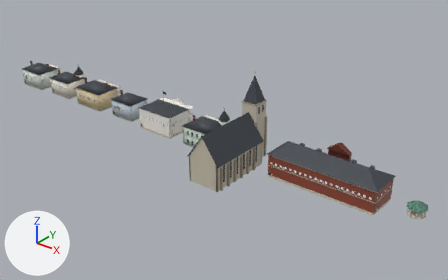
An edit to the Blender file assets/buildings/kamome.blend, drawn before and after from the same camera.
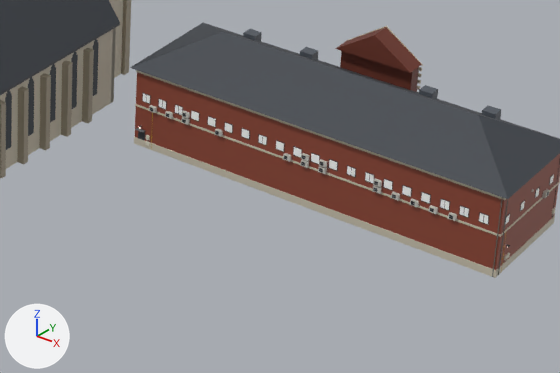
The first picture shows the older version from a 50 mm lens placed at (286.0, -194.0, 121.0), pointed at (136.0, -7.0, 5.0). The close-ups show the older and then the newer version on the part from 51% to 88% of the width and 48% to 87% of the height of that picture. Only the edits that show in the close-ups are written down. The lights are fixed; the arrows at lower left show +X, +Y and +Z.

In view in the first close-up: 'kamome_church_body', 'kamome_school_body'.
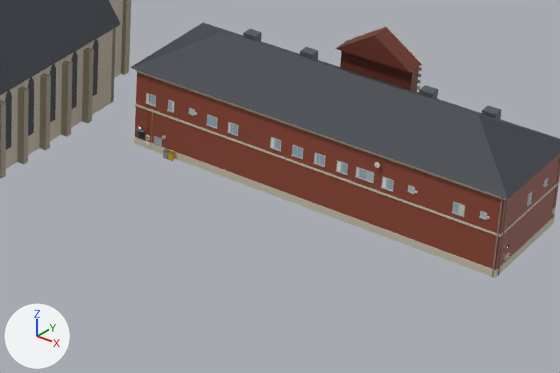
What differs and where, as boxes (x1, y1, x2, y2) in the close-ups (560 x 373 px; the box of a moved part takes in the faces that stretch with it):
part 1 of me_kamome_school_body, moved or reshaped
    before: (365, 172, 375, 184)
    after: (356, 167, 365, 179)
part 2 of me_kamome_school_body, added
    after: (356, 168, 364, 178)
part 3 of me_kamome_school_body, added
    after: (365, 171, 373, 182)
part 4 of me_kamome_school_body, deleted
    before: (182, 110, 554, 225)
part 5 of me_kamome_school_body, moved or reshaped
    before: (142, 93, 508, 277)
    after: (135, 72, 555, 277)
part 6 of me_kamome_school_body, recoloured
    before: (149, 99, 489, 223)
    after: (146, 93, 548, 273)
part 7 of me_kamome_school_body, recoloured
    after: (149, 95, 155, 105)
part 8 of me_kamome_school_body, recoloured
    before: (158, 99, 167, 110)
    after: (168, 101, 547, 204)
part 9 of me_kamome_school_body, recoloured
    before: (159, 99, 469, 213)
    after: (167, 110, 532, 206)

The change, as a diff of the scene's bpy script:
```diff
--- a/assets/buildings/kamome.blend.py
+++ b/assets/buildings/kamome.blend.py
@@ me_kamome_school_body @@
 # used by ob_kamome_school_body; parent = ob_kamome_school; location = (0.0, 0.0, 0.0)
-me_kamome_school_body.from_pydata(...)  # 2584 vertices, 1840 faces; spans x -23.6..23.6, y -14.6..1.7, z 0.0..16.4
+me_kamome_school_body.from_pydata(...)  # 2204 vertices, 1518 faces; spans x -23.6..23.6, y -14.7..1.7, z 0.0..16.4
+# me_kamome_school_body part 1: the loose piece of 8 vertices spanning x 7.0..8.1, y -14.1..-14.0, z 5.9..7.0 is moved by (-1.2, 0.0, 0.2)
+# me_kamome_school_body part 2: the loose piece of 4 vertices spanning x 7.1..8.1, y -1.2, z 11.0..12.0 is copied, and the copy is moved by (-1.2, -12.8, -4.9); it spans x 6.0..6.8, y -14.0, z 6.1..7.2
+# me_kamome_school_body part 3: the loose piece of 4 vertices spanning x 7.1..8.1, y -1.2, z 11.0..12.0 is copied, and the copy is moved by (-0.1, -12.8, -4.9), in mat_window; it spans x 7.1..8.0, y -14.0, z 6.1..7.2
+# me_kamome_school_body part 4: 103 loose pieces with 824 vertices, spanning x -23.5..23.4, y -14.4..-1.8, z 3.2..7.6, are deleted
+# me_kamome_school_body part 5: 244 vertices moved from x -22.1..22.8, y -14.4..-14.0, z 0.0..10.0 to x -23.0..23.2, y -14.7..-3.3, z 0.0..10.0; 215 vertices removed from x -22.1..23.1, y -14.4..-13.4, z 0.0..10.0; 471 vertices added at x -23.2..23.2, y -14.7..-1.1, z 0.0..10.0
+# me_kamome_school_body part 6: 102 kept faces spanning x -21.6..23.2, y -14.4..-3.3, z 0.0..10.0 get new vertex colours; the middle colour goes from grey #8d9094 to light grey #c4c8cb
+# me_kamome_school_body part 7: 1 face spanning x -21.5..-20.3, y -14.0, z 5.9..7.1 switches from mat_paint to mat_windowlit
+# me_kamome_school_body part 8: 4 faces spanning x -18.5..23.0, y -14.0..-3.4, z 5.9..7.2 switch from mat_paint to mat_window
+# me_kamome_school_body part 9: 16 faces spanning x -18.6..23.1, y -14.1..-4.2, z 5.8..7.2 switch from mat_windowlit to mat_paint
+# other edits to the shape of me_kamome_school_body do not show in these pictures
 me_kamome_school_body.materials.append(mat_light)
```
